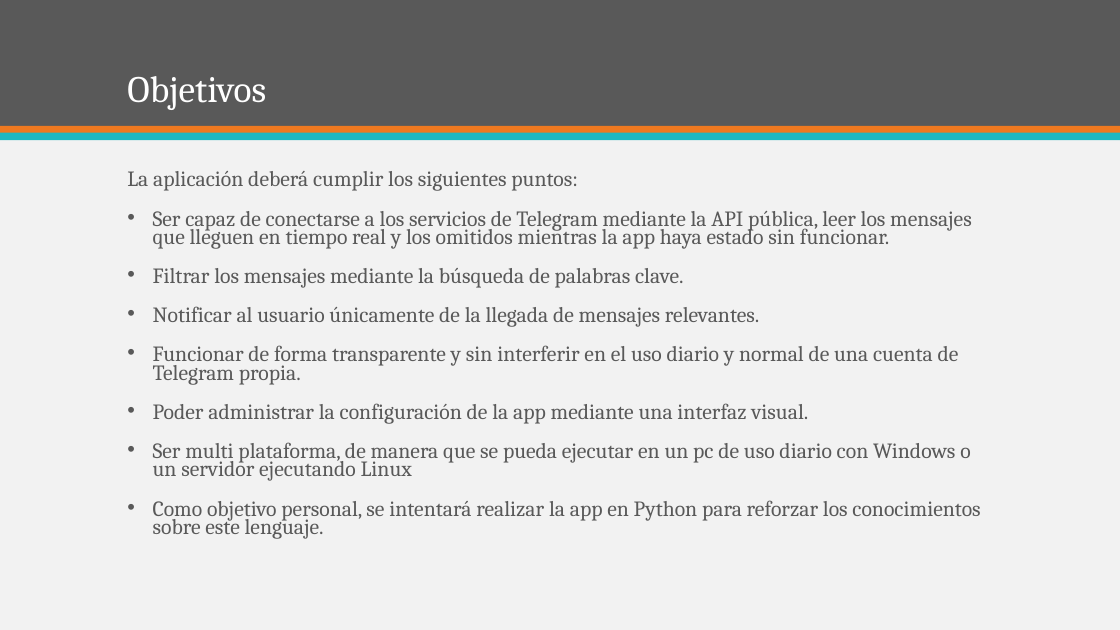
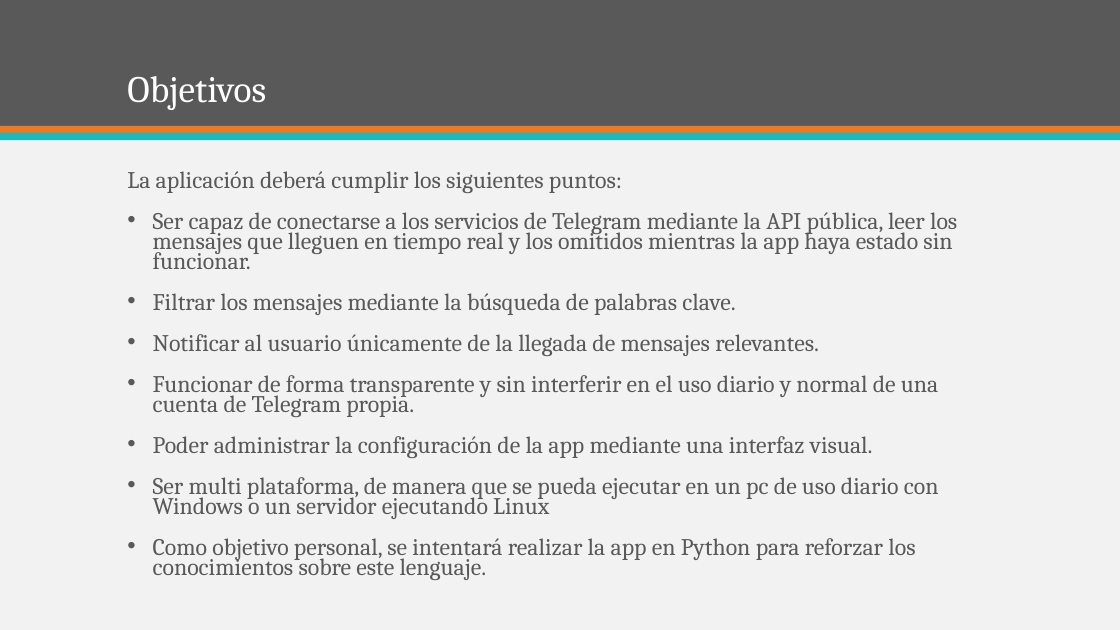
Before and after one commit to javyyk/teleAlert, a slide deck: slide 3 of Presentacion.pptx. Drawn at 1120x630 pixels with LibreOffice and Linux fonts; fonts in the diff are those of the drawing. Boxes give left, top, right and bottom in pixels: in the first picture for what was removed or moved away, otherwise in the second. Text is boxed around its words. In the diff, an @@ line names an element or a change of style, - is before the commit and + after.

```diff
--- a/Presentacion.pptx
+++ b/Presentacion.pptx
@@ text "La aplicación deberá cumplir los ..." at box(127, 171, 957, 580): size 18.6 to 20.4 pt @@
```
Also in this commit, not shown: 1 other slide changed, 1 slide removed.
